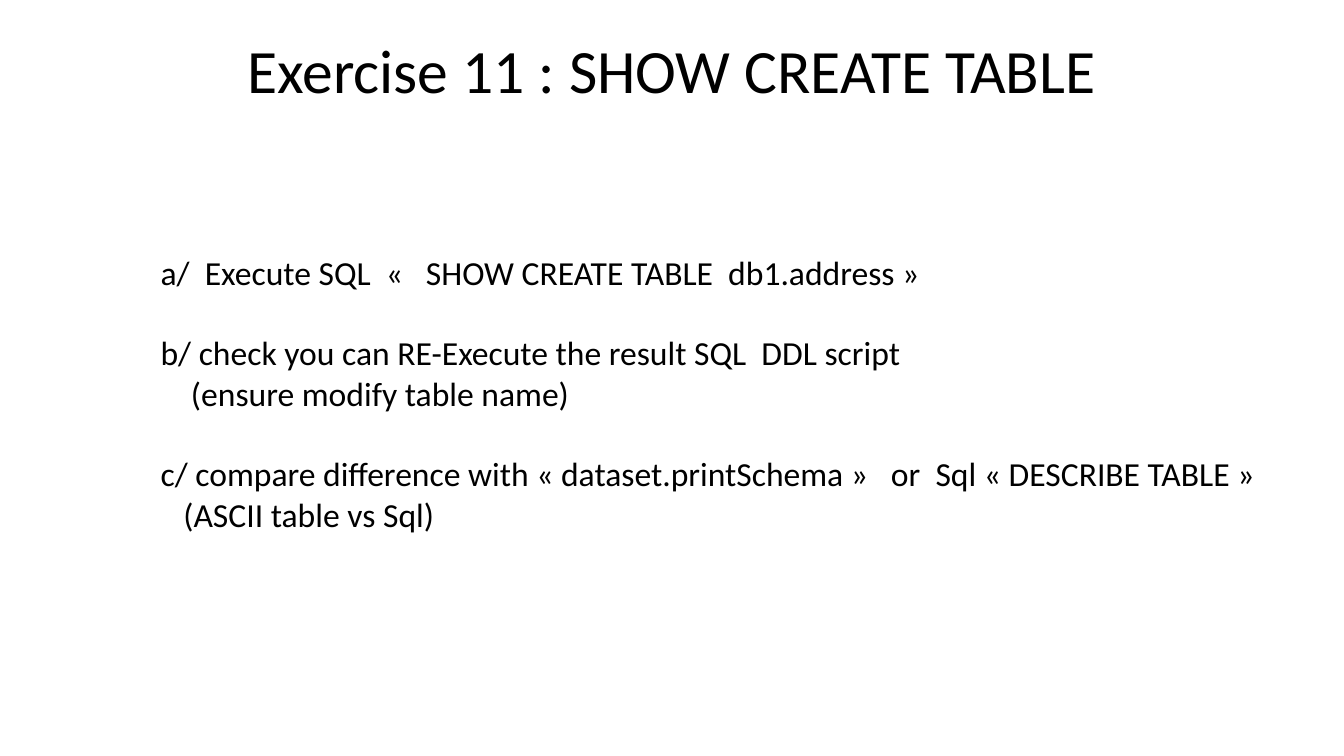
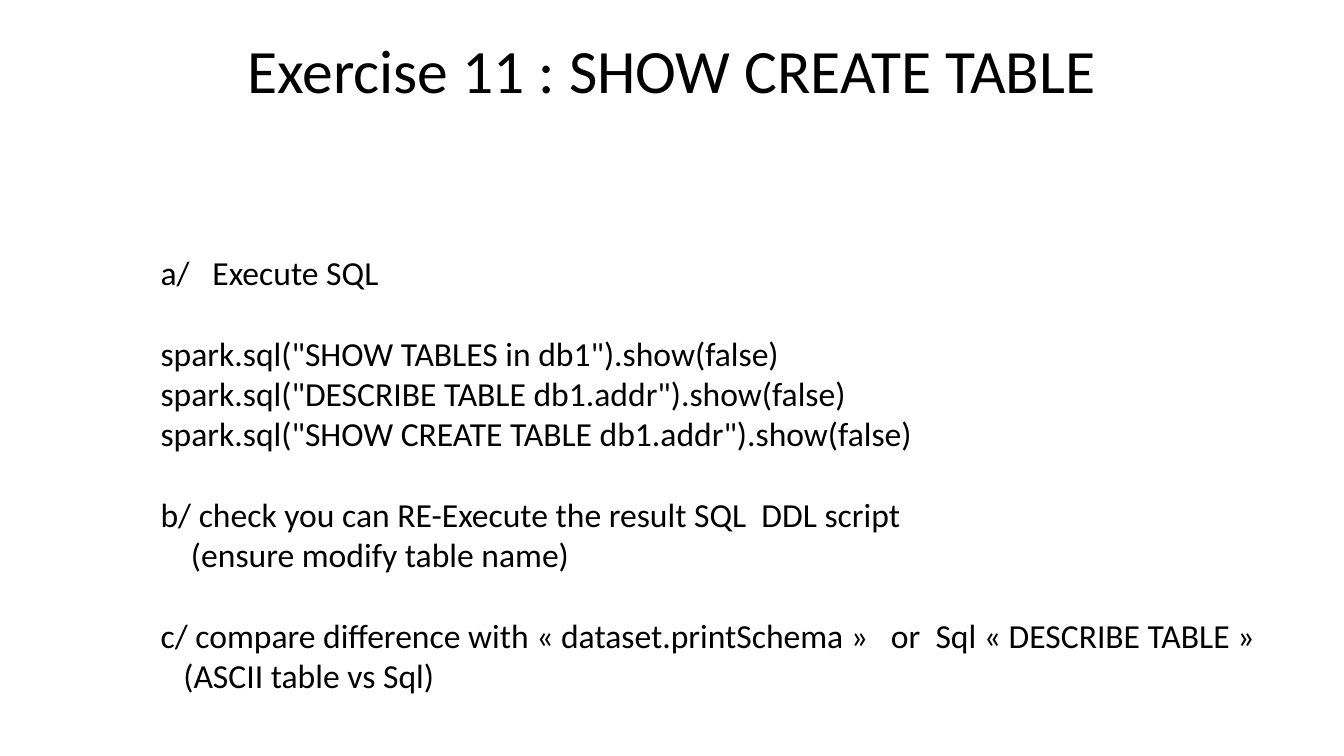
Before and after one commit to Arnaud-Nauwynck/presentations, a slide deck: slide 43 of pres-bigdata/Course-2022-Spark/BigData-Spark-TD3.pptx (slide 41 before the commit). Drawn at 1344x756 pixels with LibreOffice and Linux fonts; fonts in the diff are those of the drawing. Boxes give left, top, right and bottom in pixels: in the first picture for what was removed or moved away, otherwise in the second. Text is boxed around its words. In the diff, an @@ line names an element or a change of style, - is before the commit and + after.

```diff
--- a/pres-bigdata/Course-2022-Spark/BigData-Spark-TD3.pptx
+++ b/pres-bigdata/Course-2022-Spark/BigData-Spark-TD3.pptx
@@ text at (161,261,912,452): text changed @@
-a/ Execute SQL « SHOW CREATE TABLE db1.address »
+a/ Execute SQL
+spark.sql("SHOW TABLES in db1").show(false)
+spark.sql("DESCRIBE TABLE db1.addr").show(false)
+spark.sql("SHOW CREATE TABLE db1.addr").show(false)
```
Also in this commit, not shown: 18 other slides changed, 6 slides added, 15 other files.
